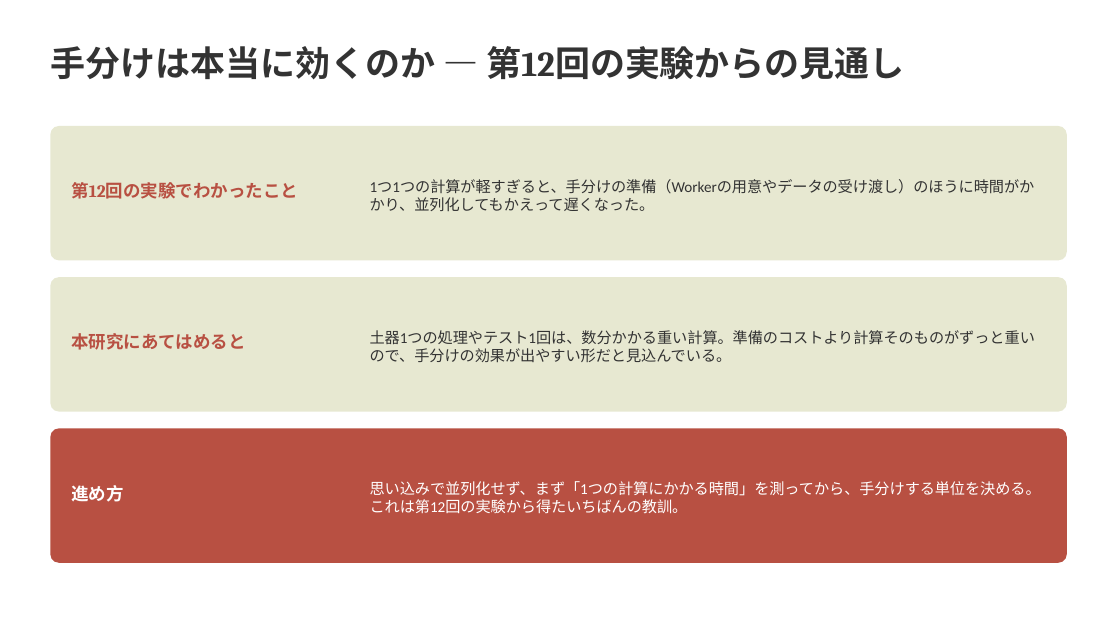
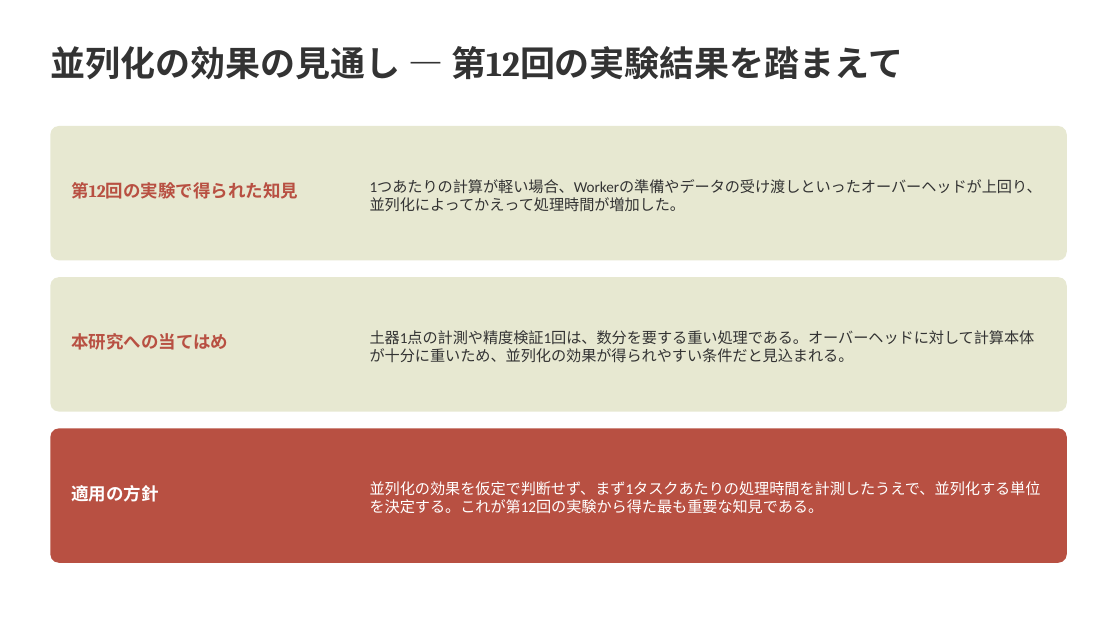
Before and after one commit to Ryusan09/MultivariatAanalysis, a slide deck: slide 8 of 13/第13回発表_修士研究と大規模計算.pptx. Drawn at 1120x630 pixels with LibreOffice and Linux fonts; fonts in the diff are those of the drawing. Boxes give left, top, right and bottom in pixels: in the first picture for what was removed or moved away, otherwise in the second. Text is boxed around its words. In the diff, an @@ line names an element or a change of style, - is before the commit and + after.

```diff
--- a/13/第13回発表_修士研究と大規模計算.pptx
+++ b/13/第13回発表_修士研究と大規模計算.pptx
@@ text at (50, 46, 903, 79): text changed @@
-手分けは本当に効くのか — 第12回の実験からの見通し
+並列化の効果の見通し — 第12回の実験結果を踏まえて
@@ text at (370, 179, 1042, 211): text changed @@
-1つ1つの計算が軽すぎると、手分けの準備（Workerの用意やデータの受け渡し）のほうに時間がかかり、並列化してもかえって遅くなった。
+1つあたりの計算が軽い場合、Workerの準備やデータの受け渡しといったオーバーヘッドが上回り、並列化によってかえって処理時間が増加した。
@@ text at (71, 182, 298, 199): text changed @@
-第12回の実験でわかったこと
+第12回の実験で得られた知見
@@ text at (71, 333, 228, 350): text changed @@
-本研究にあてはめると
+本研究への当てはめ
@@ text at (370, 330, 1035, 362): text changed @@
-土器1つの処理やテスト1回は、数分かかる重い計算。準備のコストより計算そのものがずっと重いので、手分けの効果が出やすい形だと見込んでいる。
+土器1点の計測や精度検証1回は、数分を要する重い処理である。オーバーヘッドに対して計算本体が十分に重いため、並列化の効果が得られやすい条件だと見込まれる。
@@ text at (71, 485, 158, 502): text changed @@
-進め方
+適用の方針
@@ text at (370, 481, 1041, 514): text changed @@
-思い込みで並列化せず、まず「1つの計算にかかる時間」を測ってから、手分けする単位を決める。これは第12回の実験から得たいちばんの教訓。
+並列化の効果を仮定で判断せず、まず1タスクあたりの処理時間を計測したうえで、並列化する単位を決定する。これが第12回の実験から得た最も重要な知見である。
```
Also in this commit, not shown: 8 other slides changed.
